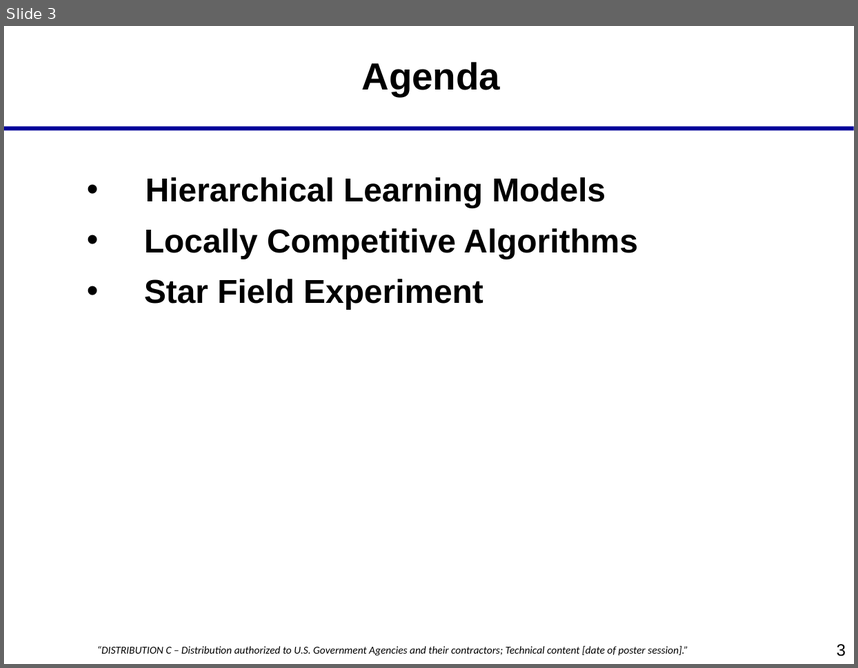
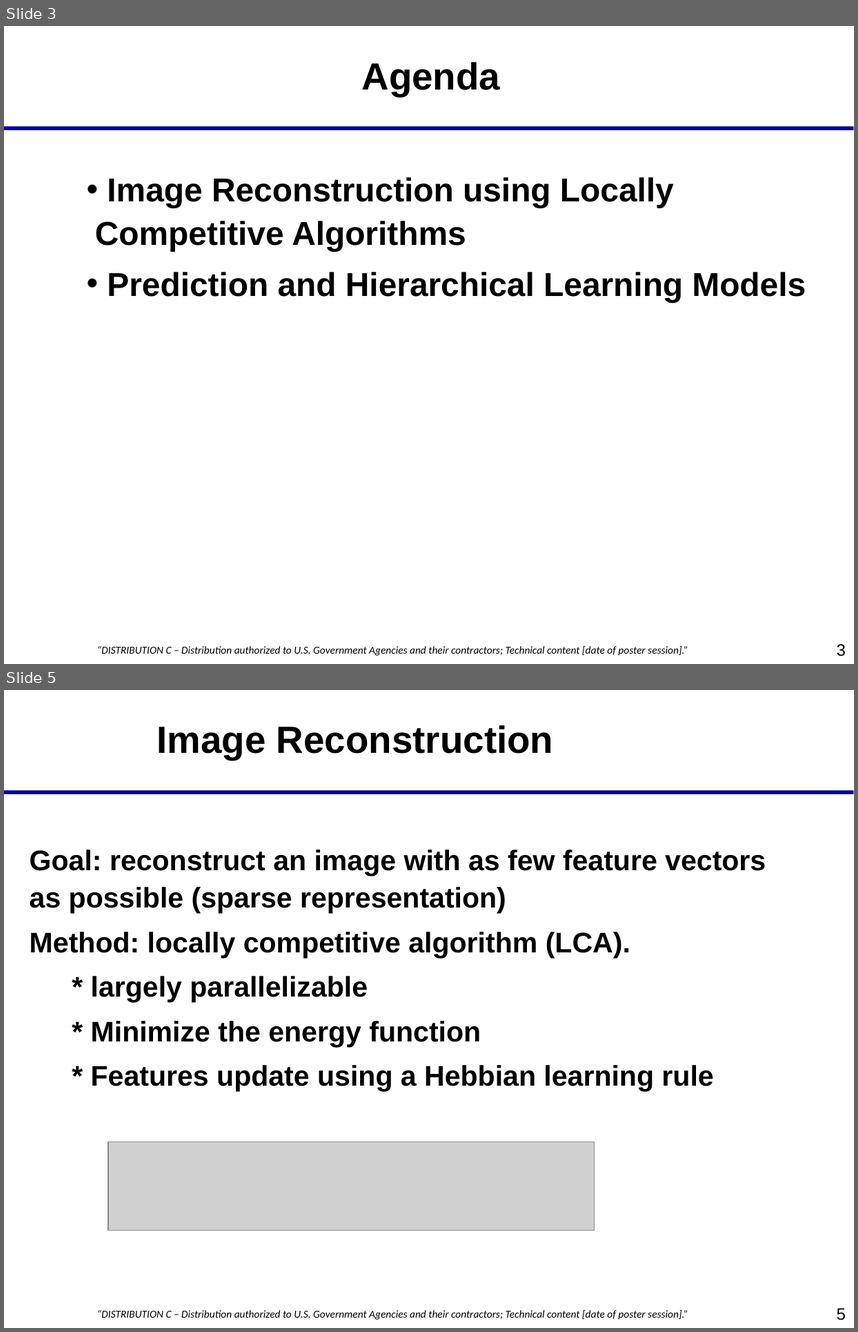
Before and after one commit to savannaos/Star-Field-Transformations, a slide deck: documents/starfields.ppt. Shown one above the other, each under a label of ours: slide 3 before the commit, slides 3 and 5 after it; the slides between them are not shown. The pictures are 858x668 and 858x1332 pixels, drawn with LibreOffice and Linux fonts; fonts in the diff are those of the drawing; grey boxes stand for pictures; background and template pictures are left out. Boxes give left, top, right and bottom in pixels: in the first picture for what was removed or moved away, otherwise in the second. Text is boxed around its words. In the diff, an @@ line names an element or a change of style, - is before the commit and + after.

```diff
--- a/documents/starfields.ppt
+++ b/documents/starfields.ppt
@@ slide 5 added at (4,690,854,1328), background #FFFFFF; not listed: 3 template elements that a slide beside it also shows @@
@@ text added at (157,725,553,760), 32 pt, text #000000, bold @@
+Image Reconstruction
@@ text added at (30,849,766,1091), 24 pt, text #000000, bold @@
+Goal: reconstruct an image with as few feature vectors as possible (sparse representation)
+Method: locally competitive algorithm (LCA).
+  * largely parallelizable
+  * Minimize the energy function
+  * Features update using a Hebbian learning rule
@@ picture added at (109,1141,595,1230) @@
@@ slide 3 changed as well @@
@@ text at (95,177,806,302): text changed @@
-• Hierarchical Learning Models
-• Locally Competitive Algorithms
-• Star Field Experiment
+• Image Reconstruction using Locally Competitive Algorithms
+• Prediction and Hierarchical Learning Models
```
Also in this commit, not shown: 4 other slides changed, 1 other slide added, 1 slide removed.
